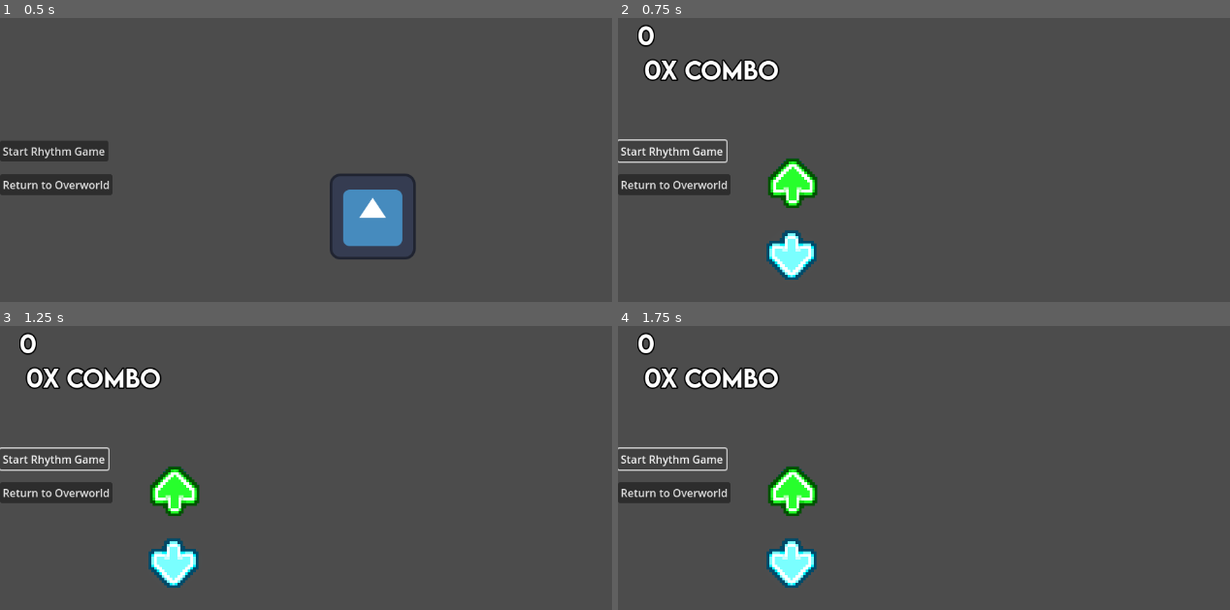
Above: before the commit, frames 1-4 (two rows, left to right).
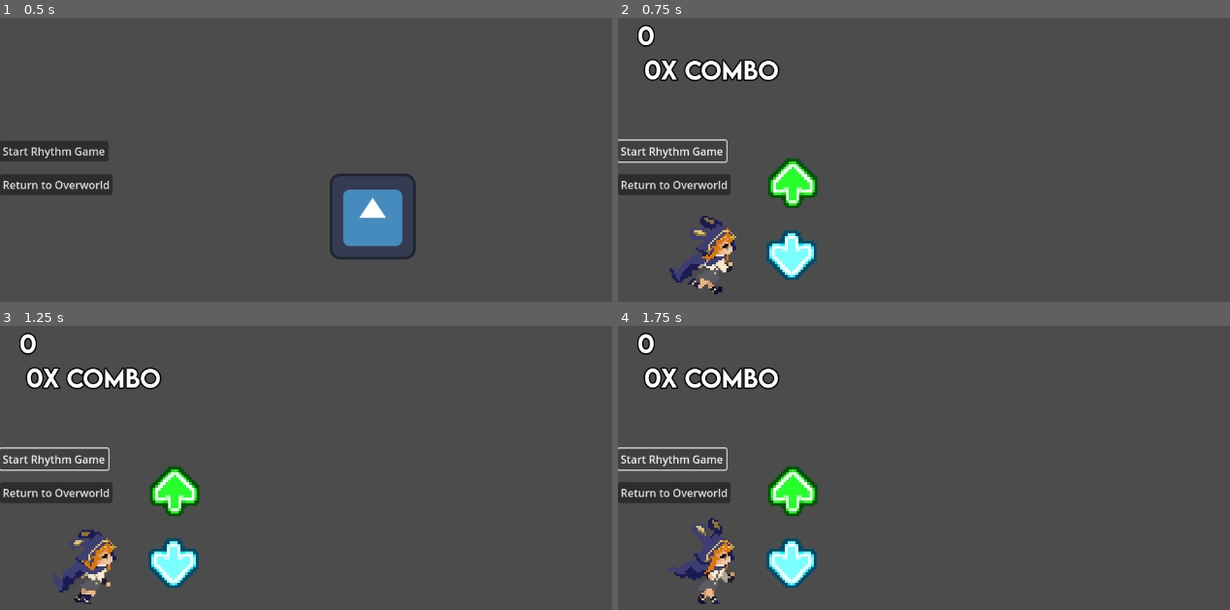
Above: after the commit, the same moments.

Repository: Miihto26/naturedash
Game: Godot game, scene res://game_control.tscn
Same seed, same stepped clock (60 frames per second), same inputs: the game is played once before the commit and once after it. The project has no main scene, so this scene is started directly. The engine's default icon, where the game draws it, is replaced by a stand-in: a white triangle on a blue panel in a dark square. Sound files missing from this copy of the repository are replaced by a short silence.
Inputs:
- Up to frame 1 (0.5 s): no input
- Up to frame 2 (0.75 s): click "Start Rhythm Game" at 0.5 s
- Up to frame 3 (1.25 s): no input
- Up to frame 4 (1.75 s): click "Start Rhythm Game" at 1.25 s

Frame 1 is identical in both runs. In frame 2, 1.3% of the frame differs, in the area x 8-20%, y 69-98%; in frame 3, 1.3%; in frame 4, 1.3%.

Commit message:
animation placeholder

Diff:
--- a/levels/end_level.tscn
+++ b/levels/end_level.tscn
@@ -91,6 +91,7 @@
 [node name="Label2" type="Label" parent="Control"]
 visible = false
 modulate = Color(0, 0, 0, 1)
+layout_mode = 0
 offset_left = 383.0
 offset_top = 412.0
 offset_right = 454.0
--- a/levels/game_level.tscn
+++ b/levels/game_level.tscn
@@ -1,13 +1,134 @@
-[gd_scene load_steps=5 format=3 uid="uid://b028dqeu30j3a"]
+[gd_scene load_steps=15 format=3 uid="uid://b028dqeu30j3a"]
 
 [ext_resource type="PackedScene" uid="uid://chkgiprsvjohj" path="res://objects/key_listener.tscn" id="1_yubmn"]
 [ext_resource type="PackedScene" uid="uid://vlpn5l457sd1" path="res://levels/game_ui.tscn" id="2_mwse7"]
 [ext_resource type="PackedScene" uid="uid://y205863bnfh8" path="res://objects/level_editor.tscn" id="3_f4jt1"]
+[ext_resource type="Texture2D" uid="uid://qi5evtagbvjo" path="res://art/mc_running_naturedash-Sheet.png" id="4_hgi14"]
 
 [sub_resource type="Environment" id="Environment_ssxjq"]
 background_mode = 3
 glow_enabled = true
 glow_blend_mode = 1
+
+[sub_resource type="AtlasTexture" id="AtlasTexture_buk8d"]
+atlas = ExtResource("4_hgi14")
+region = Rect2(140, 0, 35, 45)
+
+[sub_resource type="AtlasTexture" id="AtlasTexture_aqblc"]
+atlas = ExtResource("4_hgi14")
+region = Rect2(35, 0, 35, 45)
+
+[sub_resource type="AtlasTexture" id="AtlasTexture_bckvt"]
+atlas = ExtResource("4_hgi14")
+region = Rect2(0, 0, 35, 45)
+
+[sub_resource type="AtlasTexture" id="AtlasTexture_e6uq6"]
+atlas = ExtResource("4_hgi14")
+region = Rect2(70, 0, 35, 45)
+
+[sub_resource type="AtlasTexture" id="AtlasTexture_m2seg"]
+atlas = ExtResource("4_hgi14")
+region = Rect2(105, 0, 35, 45)
+
+[sub_resource type="AtlasTexture" id="AtlasTexture_s81of"]
+atlas = ExtResource("4_hgi14")
+region = Rect2(175, 0, 35, 45)
+
+[sub_resource type="AtlasTexture" id="AtlasTexture_5051p"]
+atlas = ExtResource("4_hgi14")
+region = Rect2(210, 0, 35, 45)
+
+[sub_resource type="AtlasTexture" id="AtlasTexture_kojc8"]
+atlas = ExtResource("4_hgi14")
+region = Rect2(245, 0, 35, 45)
+
+[sub_resource type="SpriteFrames" id="SpriteFrames_wog0t"]
+animations = [{
+"frames": [{
+"duration": 1.0,
+"texture": SubResource("AtlasTexture_buk8d")
+}, {
+"duration": 1.0,
+"texture": SubResource("AtlasTexture_buk8d")
+}, {
+"duration": 1.0,
+"texture": SubResource("AtlasTexture_buk8d")
+}],
+"loop": false,
+"name": &"downward",
+"speed": 5.0
+}, {
+"frames": [{
+"duration": 1.0,
+"texture": SubResource("AtlasTexture_aqblc")
+}, {
+"duration": 1.0,
+"texture": SubResource("AtlasTexture_aqblc")
+}, {
+"duration": 1.0,
+"texture": SubResource("AtlasTexture_aqblc")
+}],
+"loop": false,
+"name": &"low_punch",
+"speed": 5.0
+}, {
+"frames": [{
+"duration": 1.0,
+"texture": SubResource("AtlasTexture_bckvt")
+}, {
+"duration": 1.0,
+"texture": SubResource("AtlasTexture_aqblc")
+}, {
+"duration": 1.0,
+"texture": SubResource("AtlasTexture_e6uq6")
+}, {
+"duration": 1.0,
+"texture": SubResource("AtlasTexture_m2seg")
+}, {
+"duration": 1.0,
+"texture": SubResource("AtlasTexture_buk8d")
+}, {
+"duration": 1.0,
+"texture": SubResource("AtlasTexture_s81of")
+}, {
+"duration": 1.0,
+"texture": SubResource("AtlasTexture_5051p")
+}, {
+"duration": 1.0,
+"texture": SubResource("AtlasTexture_kojc8")
+}],
+"loop": true,
+"name": &"run",
+"speed": 9.0
+}, {
+"frames": [{
+"duration": 1.0,
+"texture": SubResource("AtlasTexture_buk8d")
+}, {
+"duration": 1.0,
+"texture": SubResource("AtlasTexture_buk8d")
+}, {
+"duration": 1.0,
+"texture": SubResource("AtlasTexture_buk8d")
+}],
+"loop": false,
+"name": &"up_punch",
+"speed": 5.0
+}, {
+"frames": [{
+"duration": 1.0,
+"texture": SubResource("AtlasTexture_aqblc")
+}, {
+"duration": 1.0,
+"texture": SubResource("AtlasTexture_aqblc")
+}, {
+"duration": 1.0,
+"texture": SubResource("AtlasTexture_aqblc")
+}],
+"loop": false,
+"name": &"upward",
+"speed": 5.0
+}]
 
 [node name="GameLevel" type="Node2D"]
 
@@ -30,3 +151,12 @@
 environment = SubResource("Environment_ssxjq")
 
 [node name="LevelEditor" parent="." instance=ExtResource("3_f4jt1")]
+
+[node name="AnimatedSprite2D" type="AnimatedSprite2D" parent="."]
+texture_filter = 1
+position = Vector2(126, 364)
+scale = Vector2(3, 3)
+sprite_frames = SubResource("SpriteFrames_wog0t")
+animation = &"up_punch"
+
+[connection signal="animation_finished" from="AnimatedSprite2D" to="KeyListener" method="_on_animated_sprite_2d_animation_finished"]
--- a/objects/key_listener.gd
+++ b/objects/key_listener.gd
@@ -20,12 +20,29 @@
 
 func _ready():
 	$GlowOverlay.frame = frame + 4
+	get_parent().get_node("AnimatedSprite2D").play("run")
 	Signals.CreateFallingKey.connect(CreateFallingKey)
 
 
 func _process(delta):
 
 	if Input.is_action_just_pressed(key_name):
+		print(key_name)
+		var cur_animation = get_parent().get_node("AnimatedSprite2D").animation
+		if key_name == 'button_up_smack':
+			if cur_animation == "run" || cur_animation == "downward" || cur_animation == "low_punch":
+				get_parent().get_node("AnimatedSprite2D").play("upward")
+				print(get_parent().get_node("AnimatedSprite2D").animation)
+			else:
+				get_parent().get_node("AnimatedSprite2D").play("up_punch")
+				print(get_parent().get_node("AnimatedSprite2D").animation)
+		elif key_name == 'button_down_smack':
+			if cur_animation == "run" || cur_animation == "downward" || cur_animation == "low_punch":
+				get_parent().get_node("AnimatedSprite2D").play("low_punch")
+				print(get_parent().get_node("AnimatedSprite2D").animation)
+			else:
+				get_parent().get_node("AnimatedSprite2D").play("downward")
+				print(get_parent().get_node("AnimatedSprite2D").animation)
 		Signals.KeyListenerPress.emit(key_name, frame) # if frame doesn't line up, might have to use export variable in this script
 
 
@@ -99,3 +116,6 @@
 	#CreateFallingKey()
 	$RandomSpawnTimer.wait_time = randf_range(0.4, 3)
 	$RandomSpawnTimer.start()
+
+func _on_animated_sprite_2d_animation_finished():
+	get_parent().get_node("AnimatedSprite2D").play("run")
